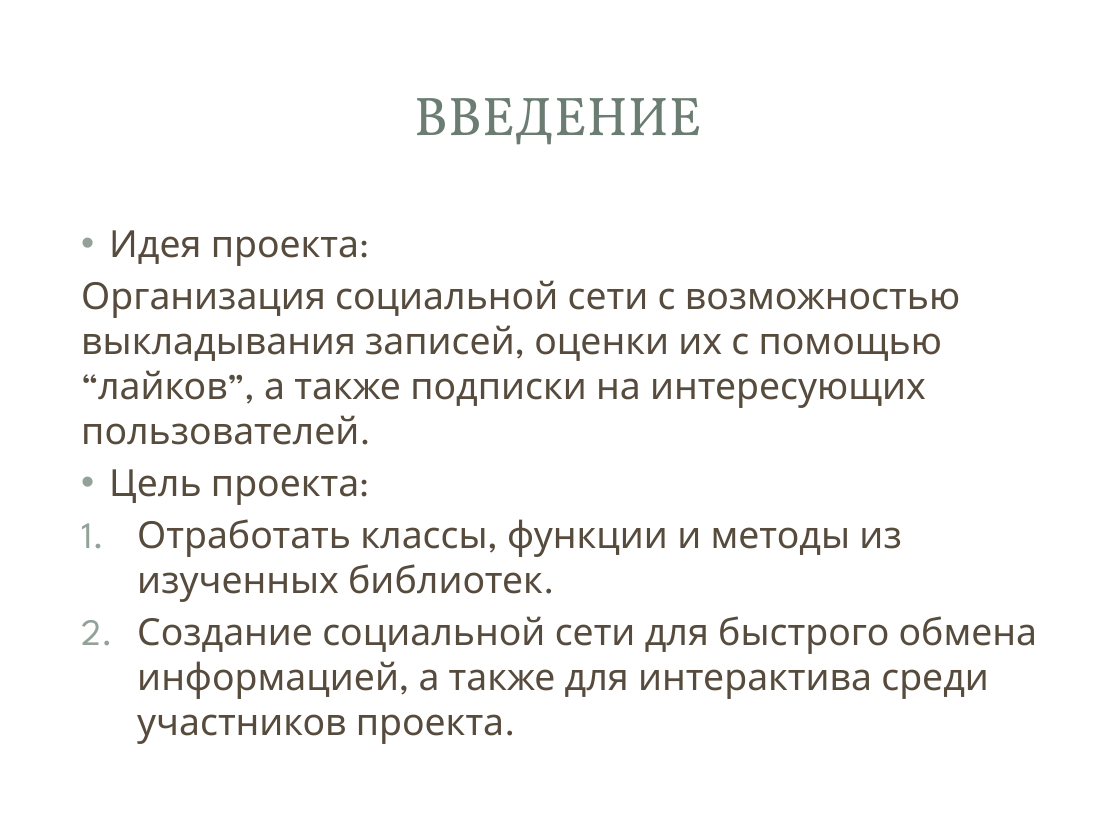
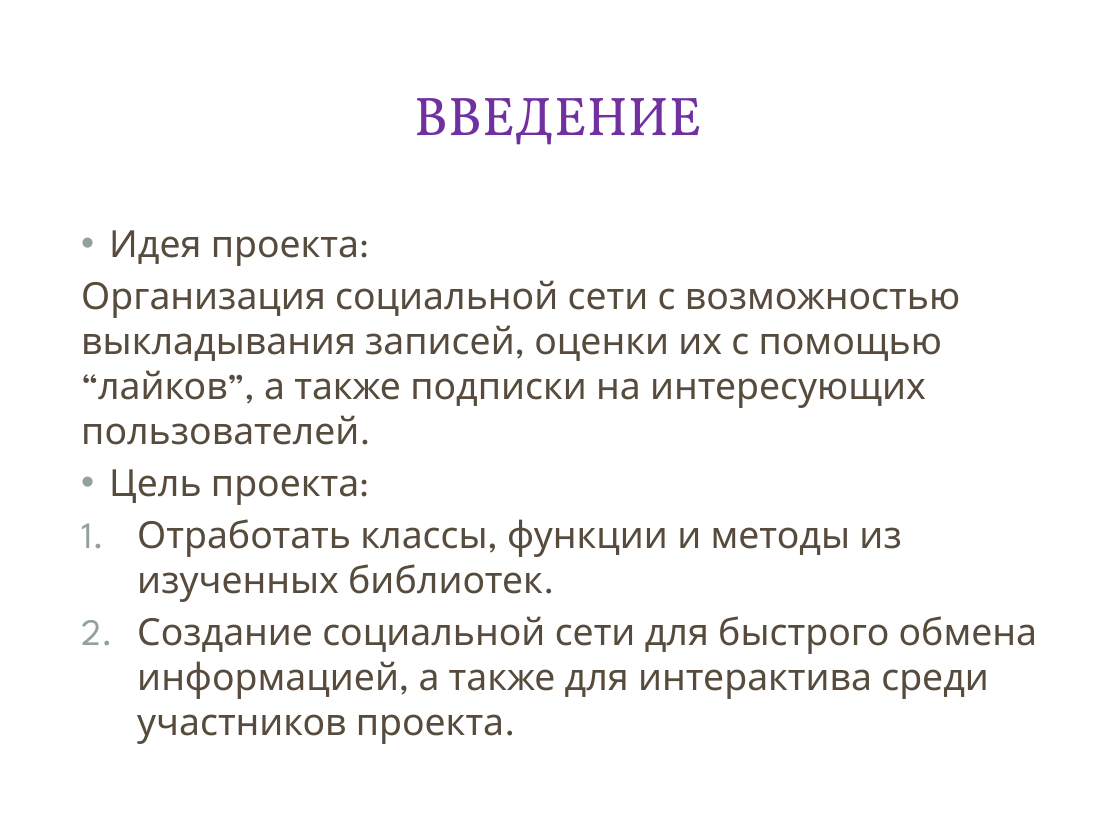
Before and after one commit to IlyaMazaev/yl_web_project_2021, a slide deck: slide 2 of Post It.pptx. Drawn at 1120x840 pixels with LibreOffice and Linux fonts; fonts in the diff are those of the drawing; background and template pictures are left out. Boxes give left, top, right and bottom in pixels: in the first picture for what was removed or moved away, otherwise in the second. Text is boxed around its words. In the diff, an @@ line names an element or a change of style, - is before the commit and + after.

```diff
--- a/Post It.pptx
+++ b/Post It.pptx
@@ title "ВВЕДЕНИЕ" at box(414, 98, 702, 145): text colour #6B7D72 to #7030A0 @@
```
Also in this commit, not shown: 5 other slides changed, 3 other files.
